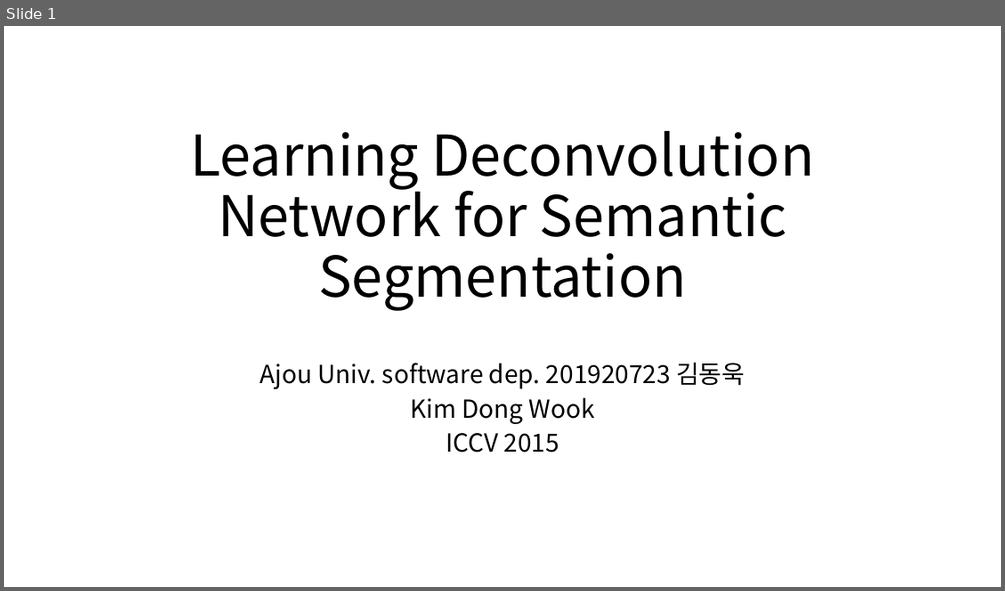
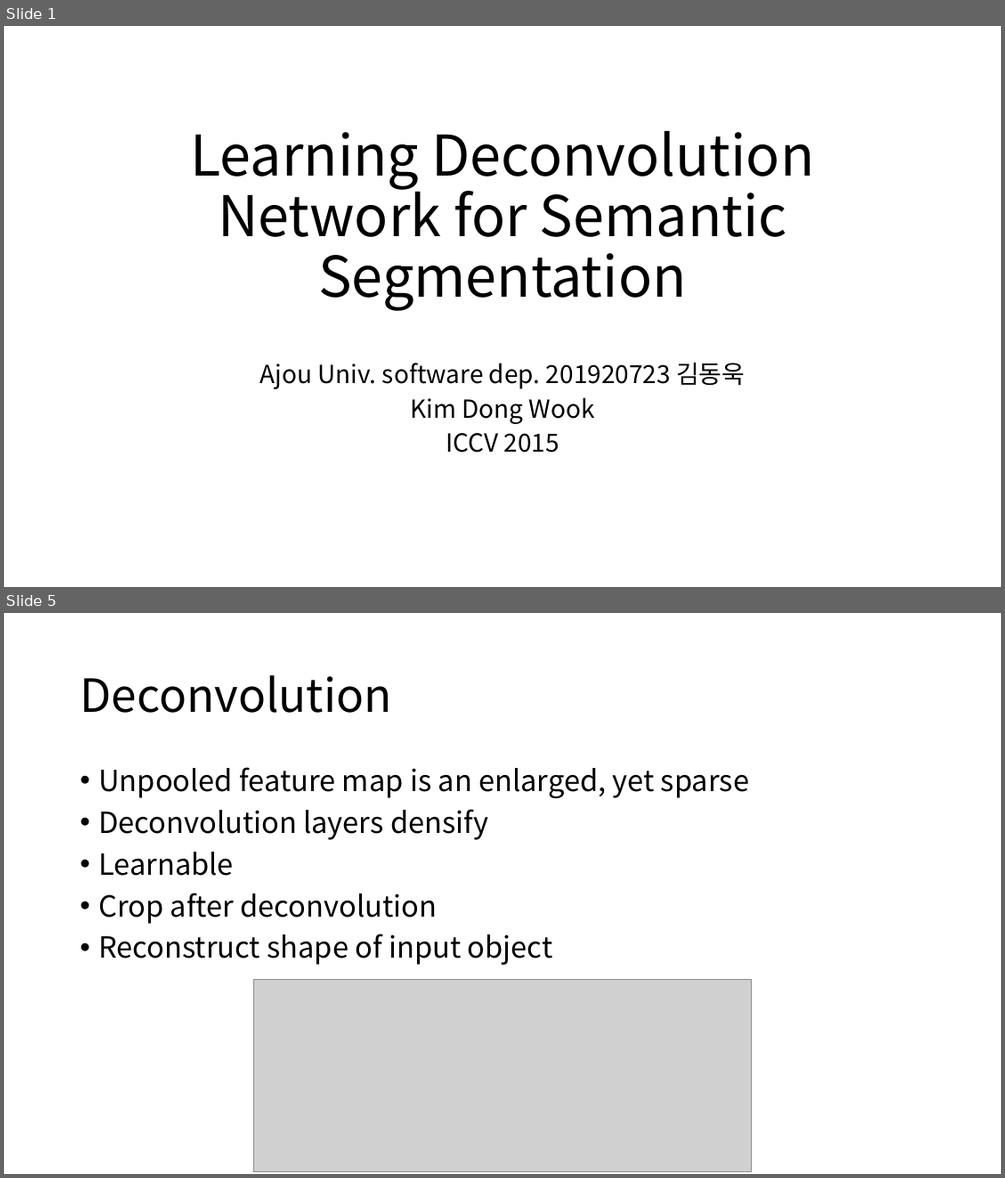
Before and after one commit to kyle1213/deep-learning-study, a slide deck: Deconvolution Net.pptx. Shown one above the other, each under a label of ours: slide 1 before the commit, slides 1 and 5 after it; the slides between them are not shown. The pictures are 1005x591 and 1005x1178 pixels, drawn with LibreOffice and Linux fonts; fonts in the diff are those of the drawing; grey boxes stand for pictures. Boxes give left, top, right and bottom in pixels: in the first picture for what was removed or moved away, otherwise in the second. Text is boxed around its words. In the diff, an @@ line names an element or a change of style, - is before the commit and + after.

Commit message:
deconv net done

```diff
--- a/Deconvolution Net.pptx
+++ b/Deconvolution Net.pptx
@@ slide 5 added at (x1=4, y1=613, x2=1001, y2=1174), background #FFFFFF @@
@@ title added at (x1=80, y1=675, x2=391, y2=713), 44 pt, text #000000 @@
+Deconvolution
@@ text added at (x1=98, y1=767, x2=749, y2=965), 28 pt, text #000000 @@
+• Unpooled feature map is an enlarged, yet sparse
+• Deconvolution layers densify
+• Learnable
+• Crop after deconvolution
+• Reconstruct shape of input object
@@ picture added at (x1=254, y1=980, x2=752, y2=1172) @@
```
Also in this commit, not shown: 7 other slides added.
